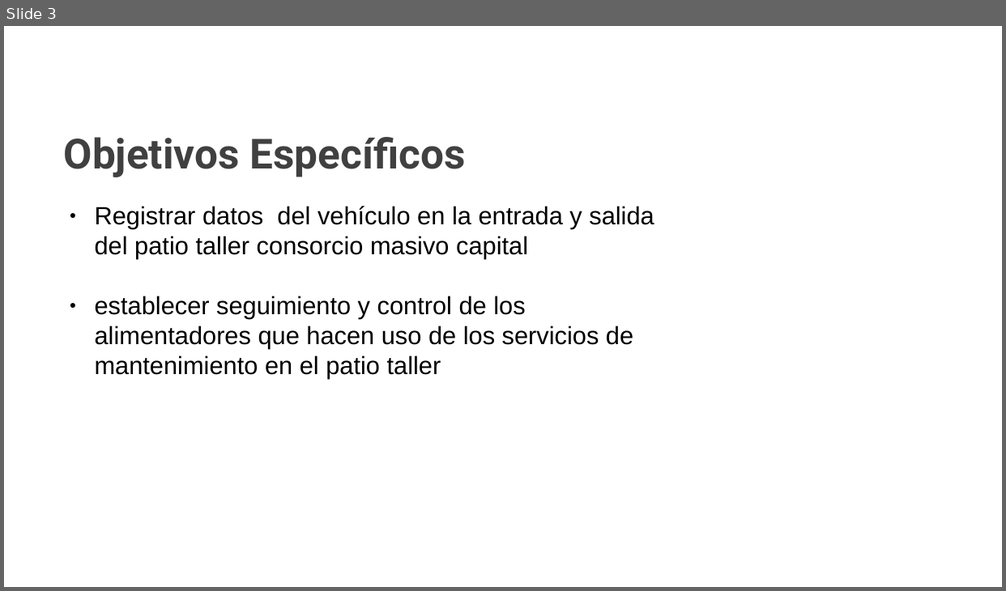
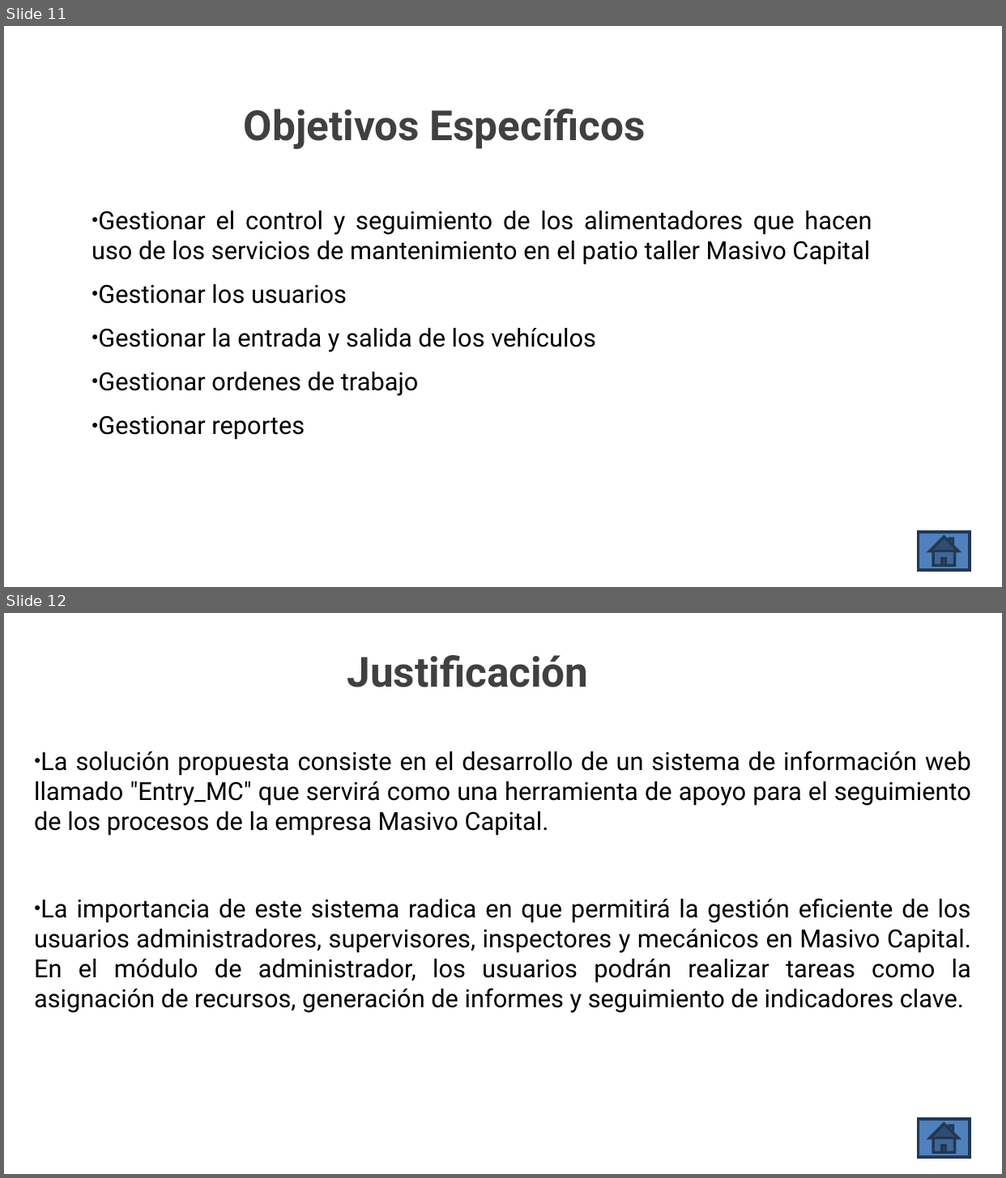
Before and after one commit to Mmartinez951/Desarrollo_Final_EntryMC, a slide deck: 1.Docs/Trimestre I/Presentación EntryMC.pptx. Shown one above the other, each under a label of ours: slide 3 before the commit, slides 11 and 12 after it. The pictures are 1006x591 and 1006x1178 pixels, drawn with LibreOffice and Linux fonts; fonts in the diff are those of the drawing; background and template pictures are left out. Boxes give left, top, right and bottom in pixels: in the first picture for what was removed or moved away, otherwise in the second. Text is boxed around its words. In the diff, an @@ line names an element or a change of style, - is before the commit and + after.

```diff
--- a/1.Docs/Trimestre I/Presentación EntryMC.pptx
+++ b/1.Docs/Trimestre I/Presentación EntryMC.pptx
@@ slide 12 added at [4, 613, 1002, 1174], background picture (left out) @@
@@ title added at [347, 655, 588, 688], 30 pt, text #404040, bold @@
+Justificación
@@ text added at [34, 751, 971, 1013], 18 pt, text #000000 @@
+● La solución propuesta consiste en el desarrollo de un sistema de información web llamado "Entry_MC" que servirá como una herramienta de apoyo para el seguimiento de los procesos de la empresa Masivo Capital.
+● La importancia de este sistema radica en que permitirá la gestión eficiente de los usuarios administradores, supervisores, inspectores y mecánicos en Masivo Capital. En el módulo de administrador, los usuarios podrán realizar tareas como la asignación de recursos, generación de informes y seguimiento de indicadores clave.
@@ action button home added at [918, 1119, 969, 1157], fill #4F81BD, outline #233953 2 pt @@
@@ what was slide 3 is now slide 11 @@
@@ slide 11 changed as well @@
@@ title "Objetivos Específicos": place and size @@
-title "Objetivos Específicos" at [64, 137, 466, 177]
+title "Objetivos Específicos" at [244, 109, 646, 149]
@@ title "Objetivos Específicos" at [244, 109, 646, 149]: indent changed; line spacing 1 to 0.9; vertical alignment top to middle @@
@@ text at [91, 211, 872, 440]: text changed; font Arial to Roboto @@
-● Registrar datos del vehículo en la entrada y salida del patio taller consorcio masivo capital
-● establecer seguimiento y control de los alimentadores que hacen uso de los servicios de mantenimiento en el patio taller
+● Gestionar el control y seguimiento de los alimentadores que hacen uso de los servicios de mantenimiento en el patio taller Masivo Capital
+● Gestionar los usuarios
+● Gestionar la entrada y salida de los vehículos
+● Gestionar ordenes de trabajo
+● Gestionar reportes
@@ action button home added at [918, 532, 969, 570], fill #4F81BD, outline #233953 2 pt @@
```
Also in this commit, not shown: 5 other slides changed, 19 other slides added, 4 slides removed.
